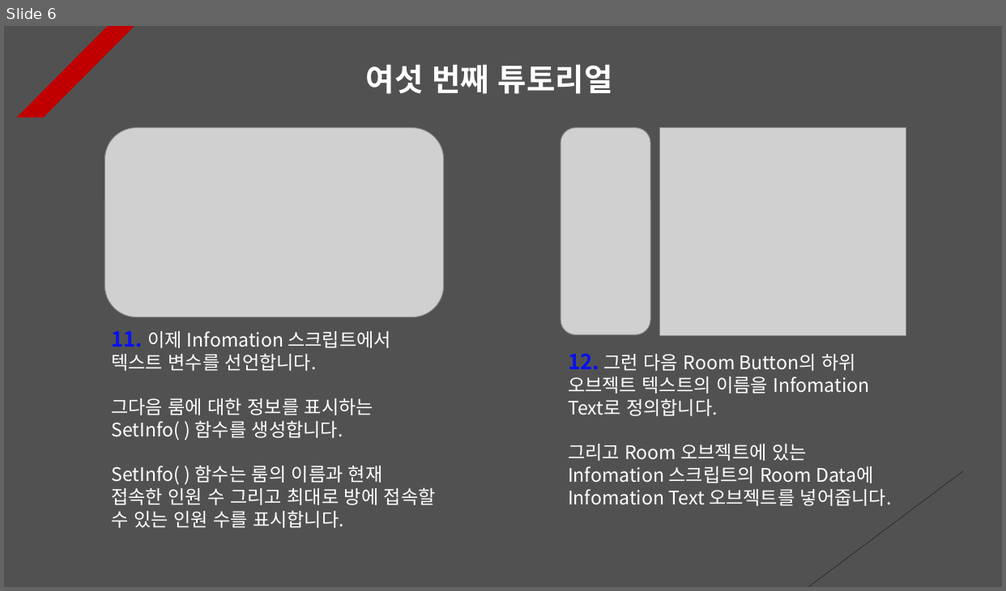
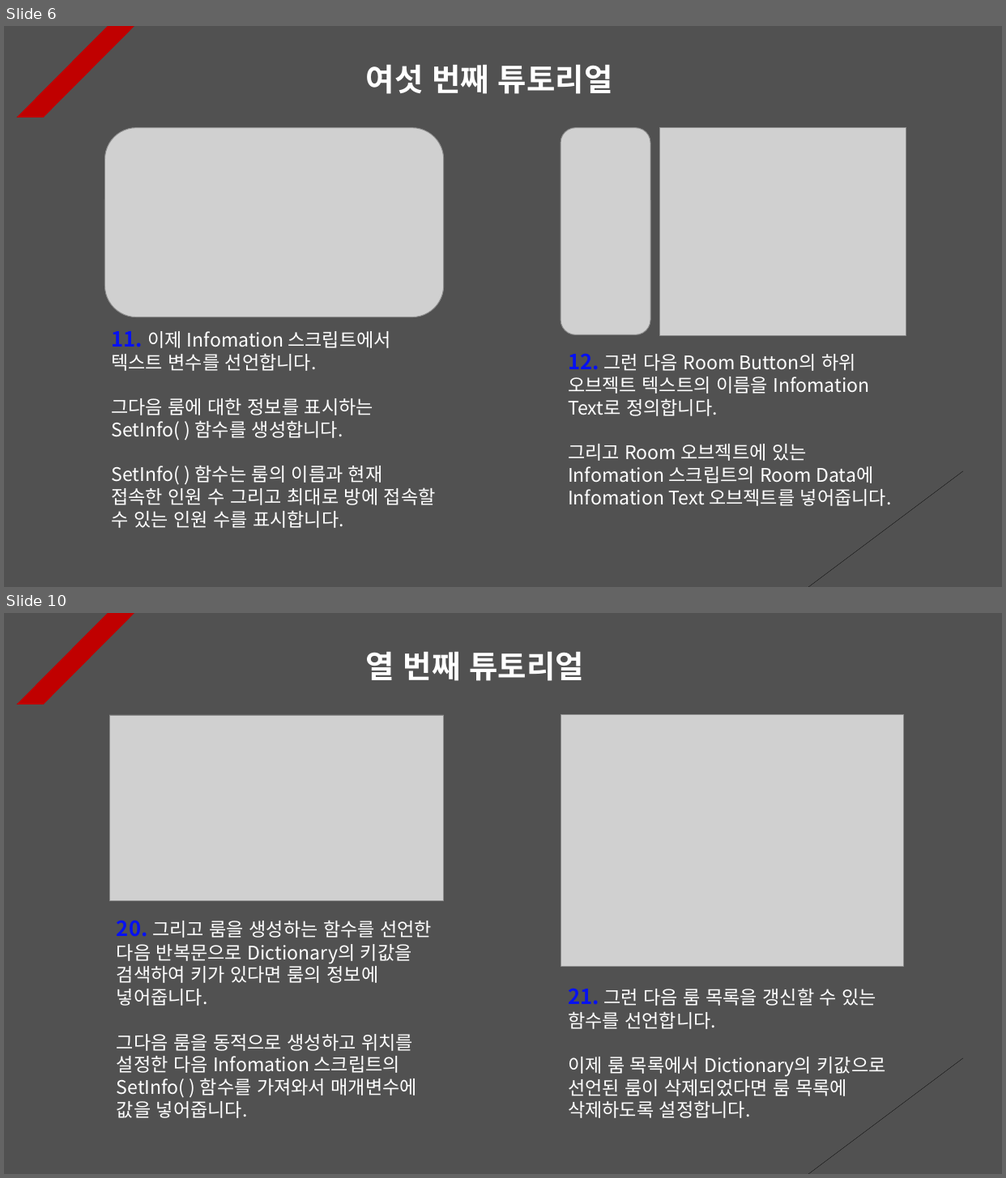
Before and after one commit to Unity2033/3D-UnityEngine, a slide deck: Assets/Class/Photon Server/PPT Data/Photon Room.pptx. Shown one above the other, each under a label of ours: slide 6 before the commit, slides 6 and 10 after it; the slides between them are not shown. The pictures are 1006x591 and 1006x1178 pixels, drawn with LibreOffice and Linux fonts; fonts in the diff are those of the drawing; grey boxes stand for pictures. Boxes give left, top, right and bottom in pixels: in the first picture for what was removed or moved away, otherwise in the second. Text is boxed around its words. In the diff, an @@ line names an element or a change of style, - is before the commit and + after.

```diff
--- a/Assets/Class/Photon Server/PPT Data/Photon Room.pptx
+++ b/Assets/Class/Photon Server/PPT Data/Photon Room.pptx
@@ slide 10 added at <box>4,613,1002,1174</box>, background #515151; not listed: 2 template elements that a slide beside it also shows @@
@@ text added at <box>366,651,584,681</box>, 30 pt, text #FFFFFF, bold @@
+열 번째 튜토리얼
@@ picture added at <box>109,715,444,901</box> @@
@@ picture added at <box>562,715,905,966</box> @@
@@ text added at <box>117,920,432,1118</box>, 18 pt, text #FFFFFF @@
+20. 그리고 룸을 생성하는 함수를 선언한 다음 반복문으로 Dictionary의 키값을 검색하여 키가 있다면 룸의 정보에 넣어줍니다.
+그다음 룸을 동적으로 생성하고 위치를 설정한 다음 Infomation 스크립트의 SetInfo( ) 함수를 가져와서 매개변수에 값을 넣어줍니다.
@@ text added at <box>568,988,886,1118</box>, 18 pt, text #FFFFFF @@
+21. 그런 다음 룸 목록을 갱신할 수 있는 함수를 선언합니다.
+이제 룸 목록에서 Dictionary의 키값으로 선언된 룸이 삭제되었다면 룸 목록에 삭제하도록 설정합니다.
```
Also in this commit, not shown: 6 other slides added, 13 other files.
